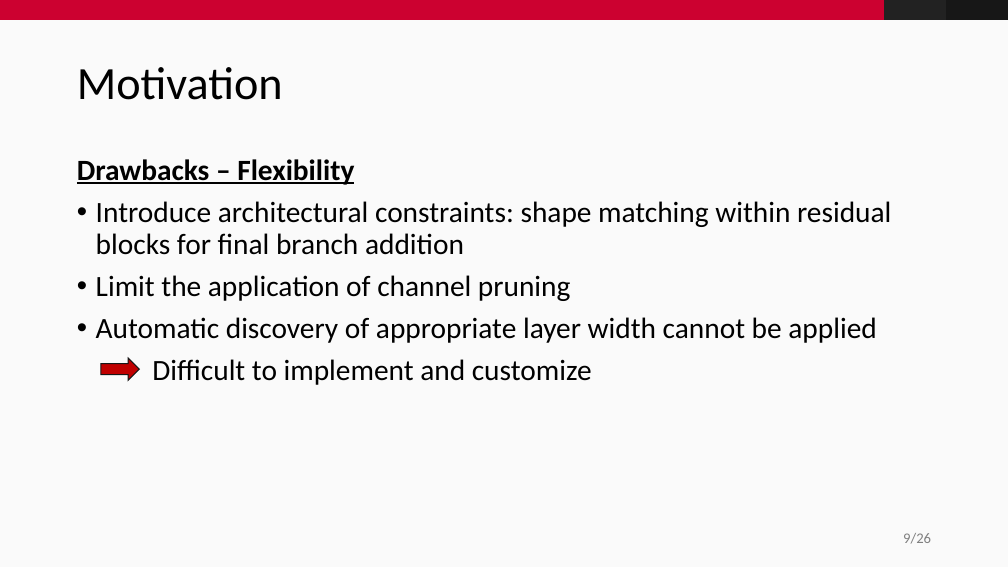
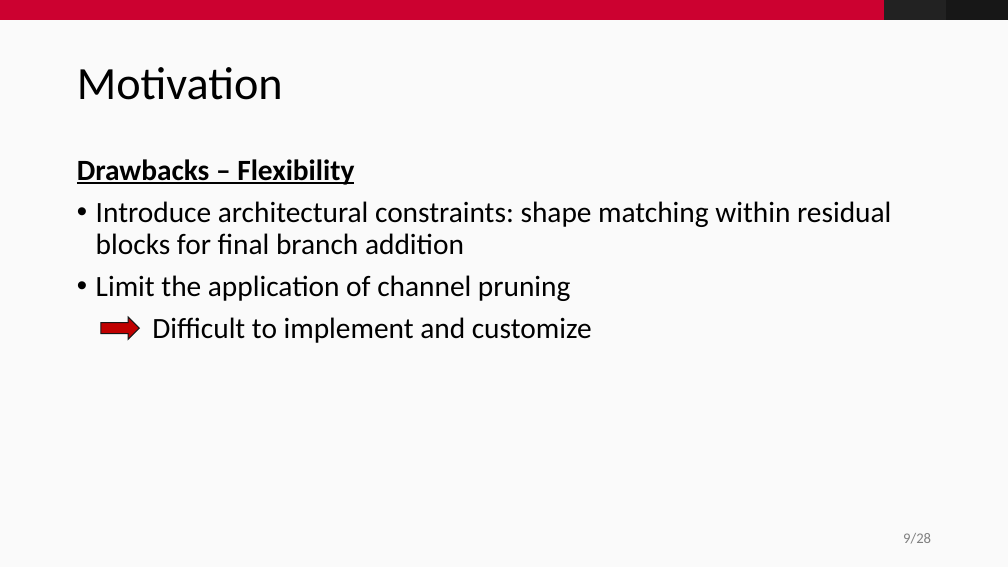
Before and after one commit to fidsusj/CVDL-Seminar, a slide deck: slide 9 of presentation/presentation.pptx. Drawn at 1008x567 pixels with LibreOffice and Linux fonts; fonts in the diff are those of the drawing; background and template pictures are left out. Boxes give left, top, right and bottom in pixels: in the first picture for what was removed or moved away, otherwise in the second. Text is boxed around its words. In the diff, an @@ line names an element or a change of style, - is before the commit and + after.

```diff
--- a/presentation/presentation.pptx
+++ b/presentation/presentation.pptx
@@ text at (96, 317, 876, 343): paragraph removed @@
-• Automatic discovery of appropriate layer width cannot be applied
@@ right arrow: place and size @@
-right arrow at (101, 358, 139, 380)
+right arrow at (101, 317, 139, 339)
```
Also in this commit, not shown: 4 other slides changed, 2 slides added.
